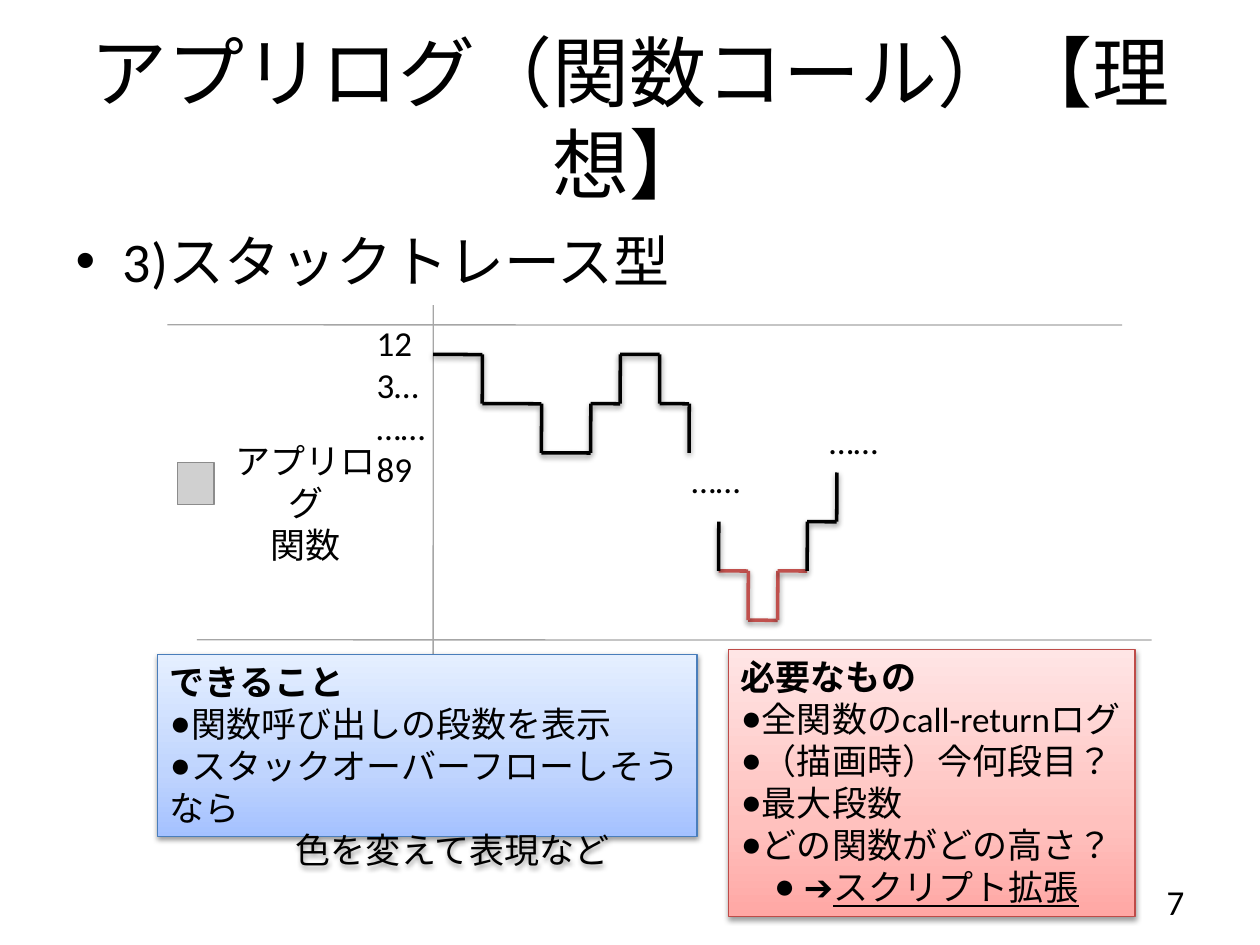
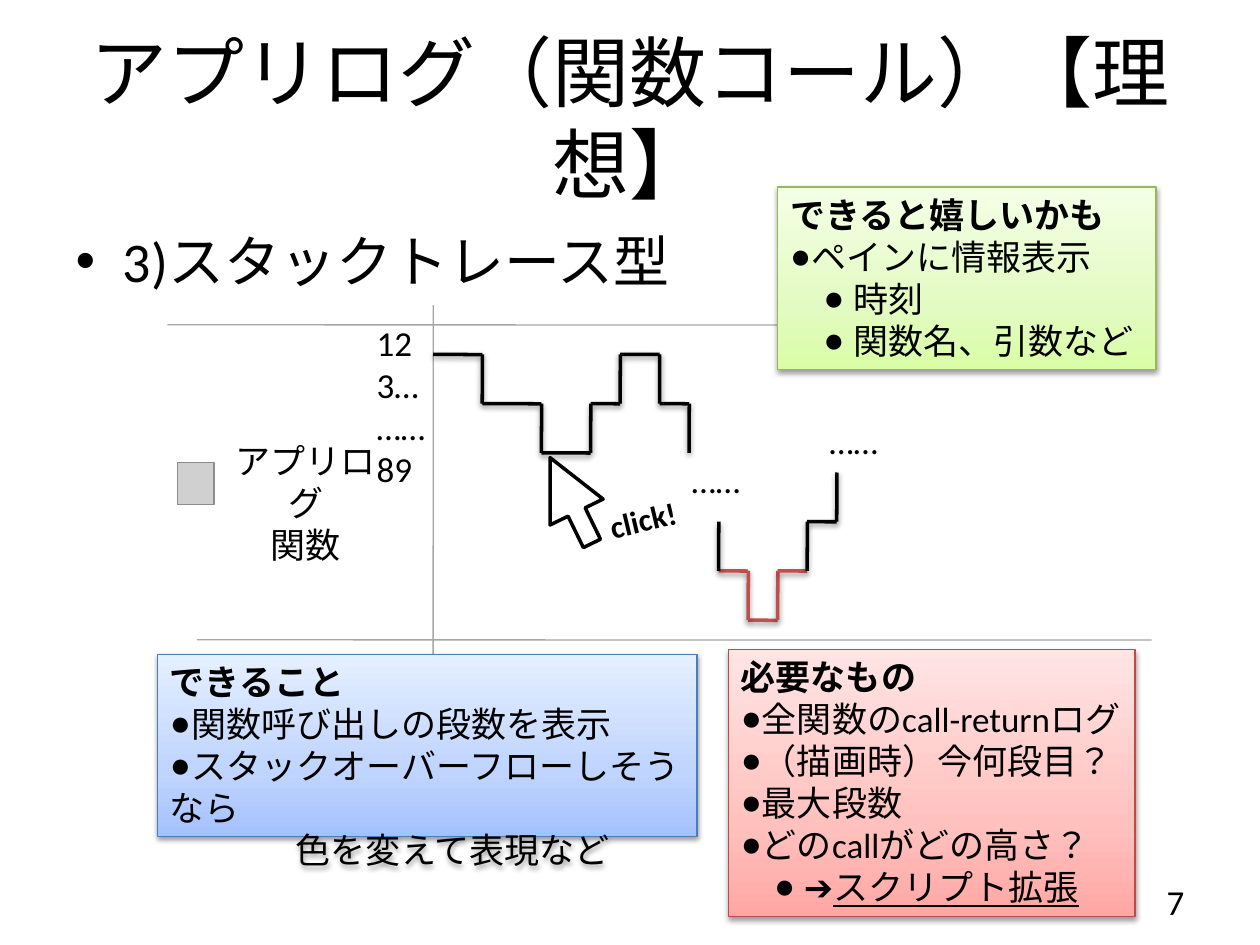
Before and after one commit to YixiaoLi/tlv4mc, a slide deck: slide 7 of doc/phase4/application_log.pptx. Drawn at 1260x945 pixels with LibreOffice and Linux fonts; fonts in the diff are those of the drawing; grey boxes stand for pictures. Boxes give left, top, right and bottom in pixels: in the first picture for what was removed or moved away, otherwise in the second. Text is boxed around its words. In the diff, an @@ line names an element or a change of style, - is before the commit and + after.

```diff
--- a/doc/phase4/application_log.pptx
+++ b/doc/phase4/application_log.pptx
@@ rectangle added at bbox=[777, 186, 1155, 369], fill gradient #DAFDA7 to #E4FCC2 to #F5FFE7, outline #98B955 0.75 pt, 20 pt, text #000000 @@
+できると嬉しいかも
+● ペインに情報表示
+  ● 時刻
+  ● 関数名、引数など
@@ left arrow added at bbox=[523, 445, 618, 557], fill #FFFFFF, outline #000000 2 pt @@
@@ text added at bbox=[613, 503, 678, 538], 18 pt, text #000000, bold @@
+click!
@@ text in rectangle at bbox=[762, 828, 1090, 861]: text changed @@
-● どの関数がどの高さ？
+● どのcallがどの高さ？
```
Also in this commit, not shown: 3 other slides changed, 1 slide added.
